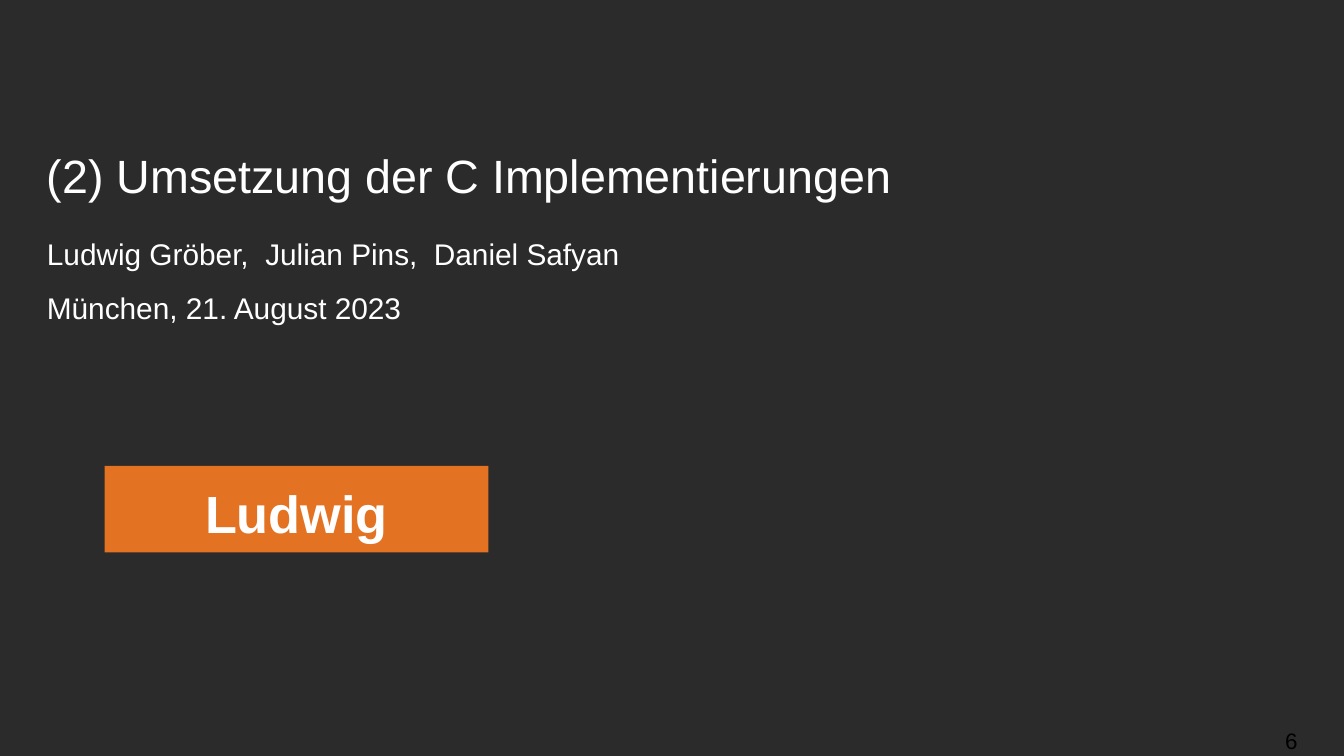
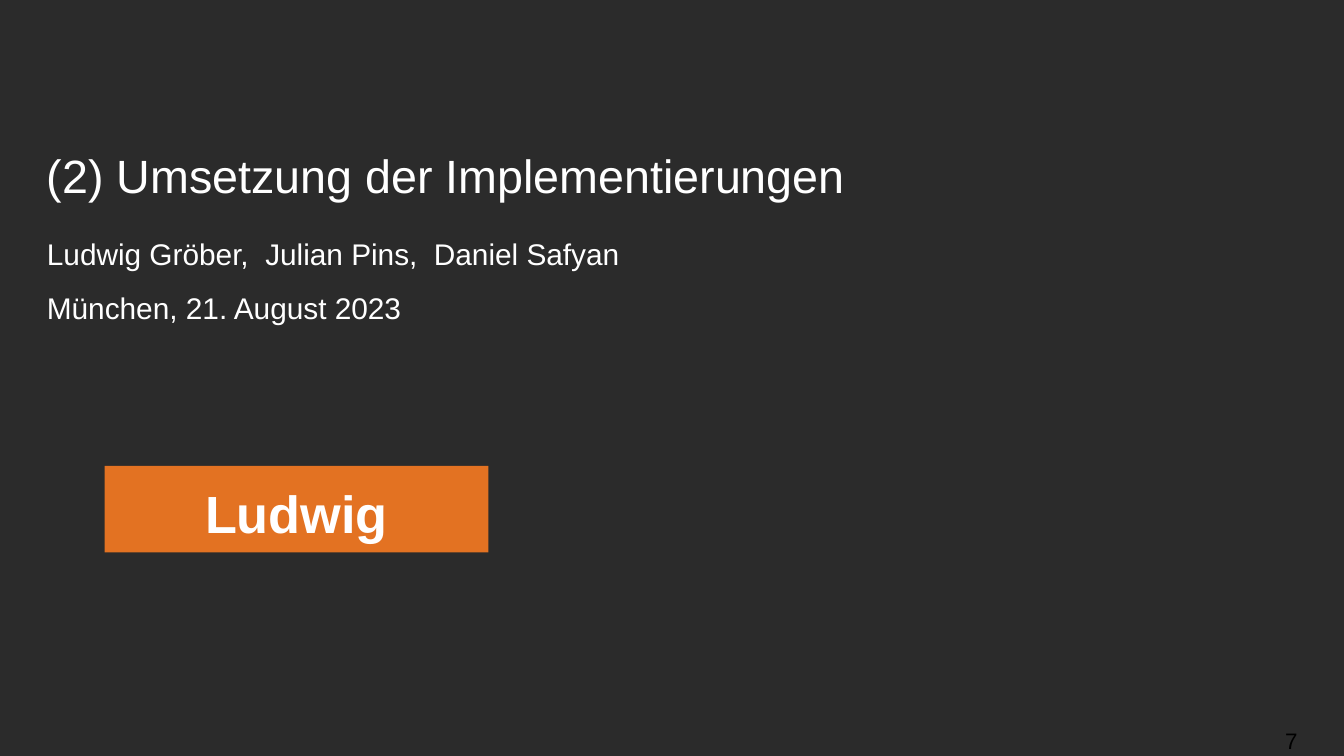
Before and after one commit to ludwiggr/ArSinH, a slide deck: slide 7 of Vortrag/Vortrag.pptx (slide 6 before the commit). Drawn at 1344x756 pixels with LibreOffice and Linux fonts; fonts in the diff are those of the drawing; background and template pictures are left out; a plain dark background stands for a picture behind light text. Boxes give left, top, right and bottom in pixels: in the first picture for what was removed or moved away, otherwise in the second. Text is boxed around its words. In the diff, an @@ line names an element or a change of style, - is before the commit and + after.

```diff
--- a/Vortrag/Vortrag.pptx
+++ b/Vortrag/Vortrag.pptx
@@ title at <box>47,159,845,202</box>: text changed @@
-(2) Umsetzung der C Implementierungen
+(2) Umsetzung der Implementierungen
@@ page number at <box>1285,734,1297,749</box>: text changed @@
-6
+7
```
Also in this commit, not shown: 2 other slides changed, 2 slides added, 2 other files.
